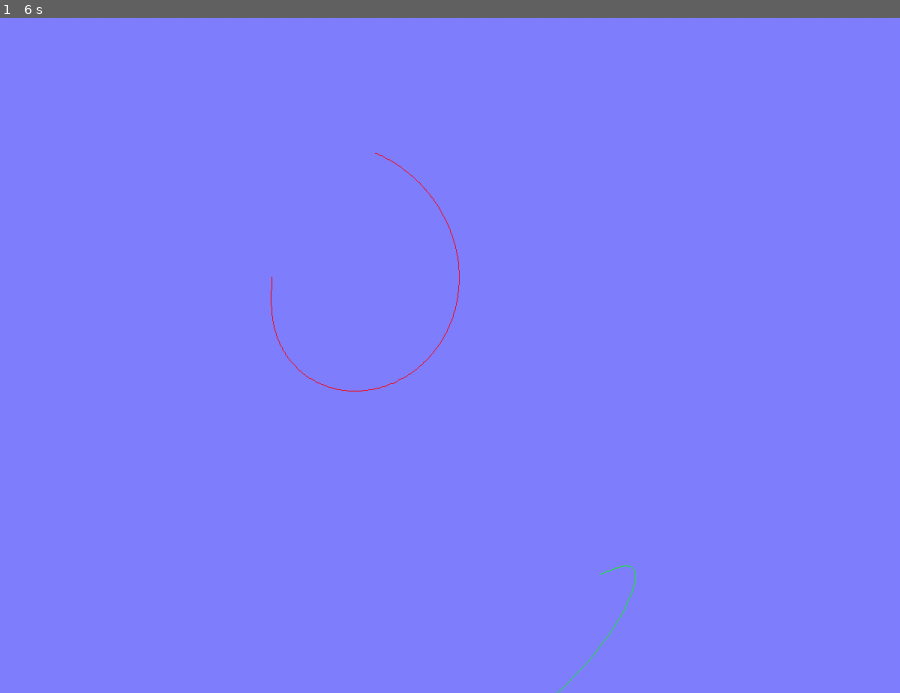
Above: before the commit, frame 1.
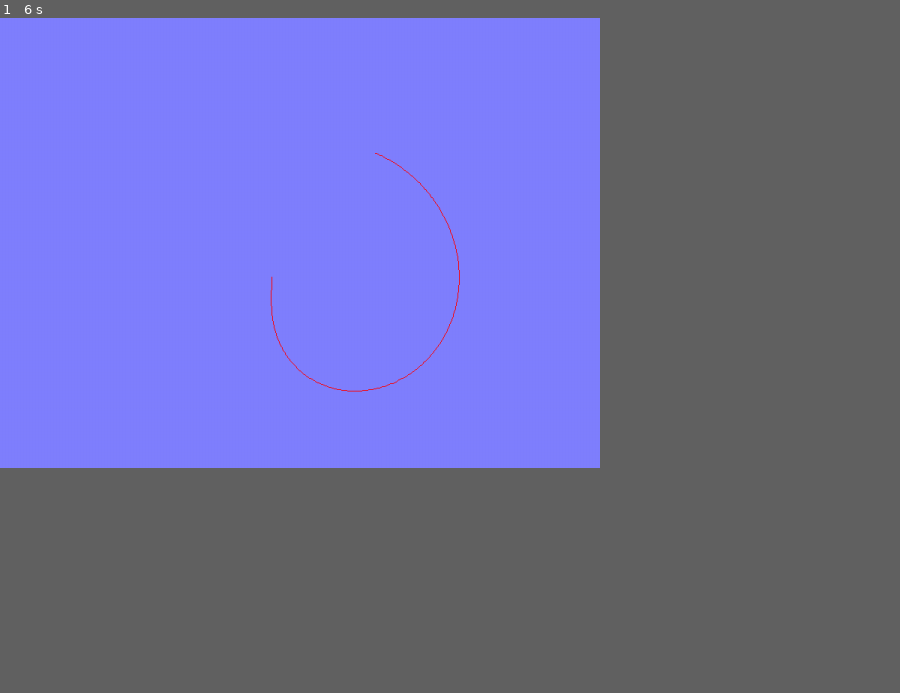
Above: after the commit, the same moment.

Repository: cnnranderson/csci321
Game: pygame game, started from lectures/physics/Python/strange02.py
The game is run twice, just before and just after one commit, with the same random seed, the same clock (stepped at 60 frames per second) and the same inputs.
Inputs:
- Up to frame 1 (6 s): no input
In our replay, the window is 900x675 before the commit and 600x450 after it. These sizes can differ from the game's own. Grey fills any space a smaller window leaves; there, only what the larger window draws over its background counts as a difference.

The runs differ from the first frame. In frame 1, less than 0.1% of the frame differs, in the area x 61-71%, y 81-100%.

Commit message:
Added blender notes, some physics notes tweaks

Diff:
--- a/lectures/physics/Python/strange02.py
+++ b/lectures/physics/Python/strange02.py
@@ -8,7 +8,7 @@
 from numpy import *
 
 pygame.init()
-screen = pygame.display.set_mode((1200,900))
+screen = pygame.display.set_mode((800,600))
 background = pygame.Surface(screen.get_size())
 background.fill((128,128,255))
 
Binary file added: lectures/blender/notes/oldblender.png
Binary file added: lectures/blender/skybox/image0.png
Binary file added: lectures/blender/skybox/image1.png
Binary file added: lectures/blender/skybox/image2.png
Binary file added: lectures/blender/skybox/image3.png
Binary file added: lectures/blender/skybox/image4.png
Binary file added: lectures/blender/skybox/image5.png
Binary file added: lectures/blender/skybox/skybox.png
Empty file added: lectures/blender/textures/sharecgdotcom.txt
Binary file added: lectures/blender/textures/tilablegrass.jpg
Binary file added: lectures/blender/textures/tilablemarble.jpg
Not shown, added: lectures/blender/blenderlinks.html
(and 32 more such lines)
